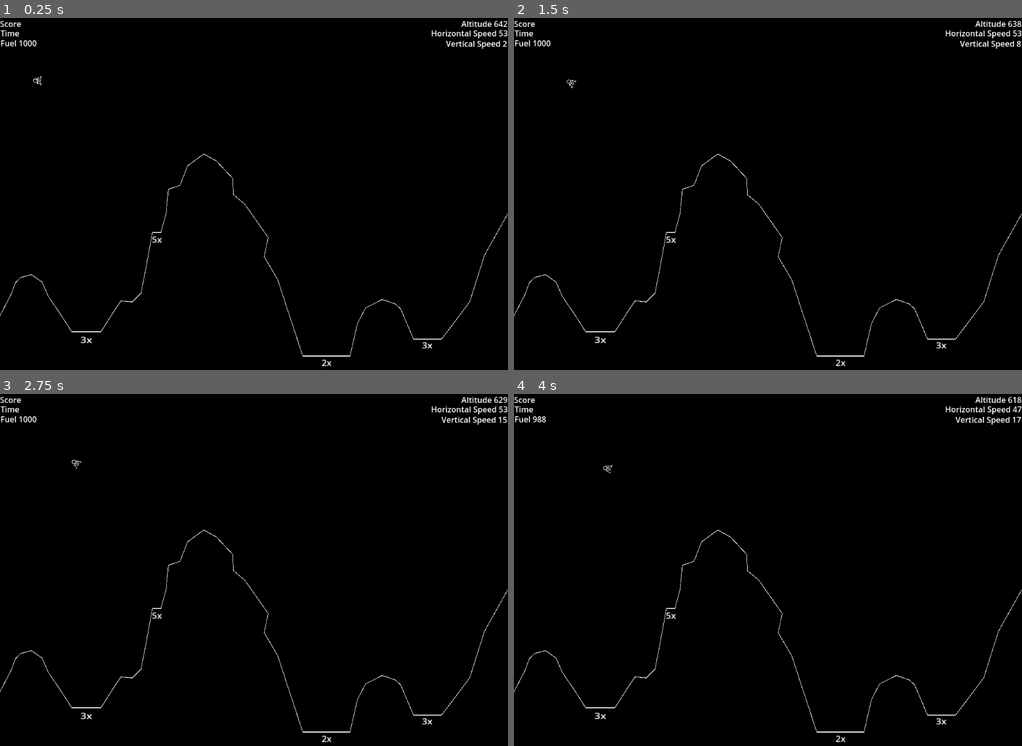
Above: before the commit, frames 1-4 (two rows, left to right).
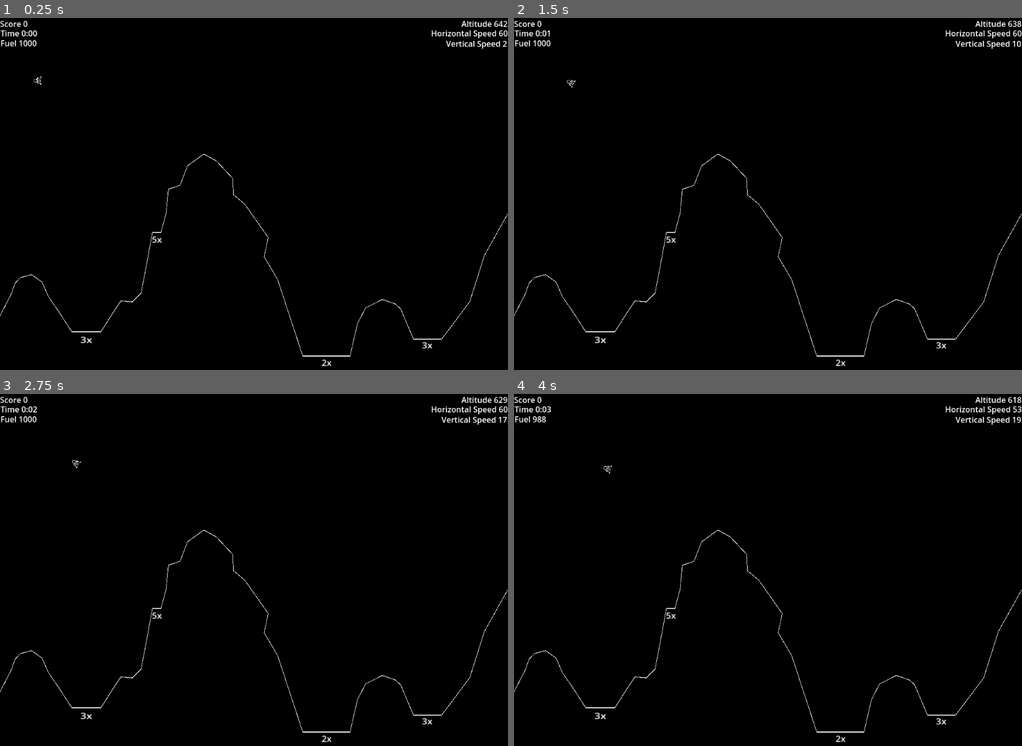
Above: after the commit, the same moments.

Repository: colebeebe/arcade
Game: Godot game, scene res://LunarLander/lunar_lander.tscn
The game is run twice, just before and just after one commit, with the same random seed, the same clock (stepped at 60 frames per second) and the same inputs. The project has no main scene, so this scene is started directly.
Inputs:
- Up to frame 1 (0.25 s): no input
- Up to frame 2 (1.5 s): hold Right (right) 0.53-1.28 s; tap Space (action) at 0.6, 1.35 s; hold Left (left) from 1.28 s (still down)
- Up to frame 3 (2.75 s): release Left (left) at 2.03 s; hold Right (right) from 2.03 s (still down); tap Space (action) at 2.1 s
- Up to frame 4 (4 s): release Right (right) at 2.78 s; hold Up (up) 2.78-3.53 s; tap Space (action) at 2.85, 3.6 s; tap Enter at 3.5 s; hold Left (left) from 3.53 s (still down)

The runs differ from the first frame. In frame 1, less than 0.1% of the frame differs, in the area x 4-100%, y 0-20%; in frame 2, 0.2%, in the area x 4-100%, y 0-21%; in frame 3, less than 0.1%; in frame 4, less than 0.1%.

Commit message:
Lunar Lander is fully functional now

Diff:
--- a/LunarLander/Scenes/Player/player.tscn
+++ b/LunarLander/Scenes/Player/player.tscn
@@ -5,6 +5,21 @@
 [sub_resource type="CapsuleShape2D" id="CapsuleShape2D_psgd4"]
 radius = 6.0
 height = 15.0
+
+[sub_resource type="Animation" id="Animation_uod4n"]
+length = 0.001
+tracks/0/type = "value"
+tracks/0/imported = false
+tracks/0/enabled = true
+tracks/0/path = NodePath("Graphics/Flame:visible")
+tracks/0/interp = 1
+tracks/0/loop_wrap = true
+tracks/0/keys = {
+"times": PackedFloat32Array(0),
+"transitions": PackedFloat32Array(1),
+"update": 1,
+"values": [false]
+}
 
 [sub_resource type="Animation" id="Animation_psgd4"]
 resource_name = "flame_flicker"
@@ -20,22 +35,7 @@
 "times": PackedFloat32Array(0, 0.075, 0.15),
 "transitions": PackedFloat32Array(1, 1, 1),
 "update": 1,
-"values": [false, true, false]
-}
-
-[sub_resource type="Animation" id="Animation_uod4n"]
-length = 0.001
-tracks/0/type = "value"
-tracks/0/imported = false
-tracks/0/enabled = true
-tracks/0/path = NodePath("Graphics/Flame:visible")
-tracks/0/interp = 1
-tracks/0/loop_wrap = true
-tracks/0/keys = {
-"times": PackedFloat32Array(0),
-"transitions": PackedFloat32Array(1),
-"update": 1,
-"values": [false]
+"values": [true, false, true]
 }
 
 [sub_resource type="AnimationLibrary" id="AnimationLibrary_uod4n"]
--- a/LunarLander/Scenes/Terrain/point_box.tscn
+++ b/LunarLander/Scenes/Terrain/point_box.tscn
@@ -5,6 +5,8 @@
 [sub_resource type="RectangleShape2D" id="RectangleShape2D_jhtyu"]
 
 [node name="PointBox" type="Area2D"]
+collision_layer = 2
+collision_mask = 2
 script = ExtResource("1_11wwe")
 
 [node name="CollisionShape2D" type="CollisionShape2D" parent="."]
--- a/LunarLander/Scenes/Terrain/terrain1.tscn
+++ b/LunarLander/Scenes/Terrain/terrain1.tscn
@@ -32,6 +32,7 @@
 [node name="3xBox1" parent="PointBoxes" instance=ExtResource("2_jd7hj")]
 position = Vector2(174, 636)
 scale = Vector2(2.98, 0.4)
+point_multiplier = 3
 
 [node name="Label" type="Label" parent="PointBoxes/3xBox1"]
 offset_left = -4.0268455
@@ -43,6 +44,7 @@
 [node name="3xBox2" parent="PointBoxes" instance=ExtResource("2_jd7hj")]
 position = Vector2(862, 651)
 scale = Vector2(2.88, 0.4)
+point_multiplier = 3
 
 [node name="Label" type="Label" parent="PointBoxes/3xBox2"]
 offset_left = -4.1666665
@@ -55,6 +57,7 @@
 [node name="5xBox" parent="PointBoxes" instance=ExtResource("2_jd7hj")]
 position = Vector2(316, 436)
 scale = Vector2(0.89, 0.4)
+point_multiplier = 5
 
 [node name="Label" type="Label" parent="PointBoxes/5xBox"]
 offset_left = -11.235954
--- /dev/null
+++ b/LunarLander/Scripts/lunar_lander.gd
@@ -0,0 +1,8 @@
+extends Node2D
+
+var score := 0
+var time := 0.0
+
+func _process(delta: float) -> void:
+	if not $Player.is_on_ground:
+		time += delta
--- a/LunarLander/Scripts/player.gd
+++ b/LunarLander/Scripts/player.gd
@@ -34,12 +34,20 @@
 
 	# Apply thrust
 	if Input.is_action_pressed("up") && fuel > 0:
+		$AnimationPlayer.play("flame_flicker")
 		var forward = Vector2.UP.rotated(rotation)
 		vel += forward * ACCELERATION
 		fuel -= delta * 16
 		if fuel < 0.0: fuel = 0.0
+	else:
+		kill_animation()
 
 
 func update_position(delta: float) -> void:
 	vel += Vector2(0.0, GRAVITY_SPEED)
 	position += vel * delta
+
+
+func kill_animation():
+	$AnimationPlayer.stop()
+	$Graphics/Flame.visible = false
--- a/LunarLander/Scripts/point_box.gd
+++ b/LunarLander/Scripts/point_box.gd
@@ -5,3 +5,11 @@
 func _on_body_entered(body: Node2D) -> void:
 	if body is CharacterBody2D:
 		body.is_on_ground = true
+		body.collision_layer = 0
+		body.collision_mask = 0
+		body.kill_animation()
+		if abs(body.vel.y * 1.95) > 16 && abs(body.vel.x * 1.95) > 3:
+			body.get_node("Graphics").visible = false
+		else:
+			var root = get_tree().current_scene
+			root.score += (body.fuel * 5) * point_multiplier
--- a/LunarLander/Scripts/ui.gd
+++ b/LunarLander/Scripts/ui.gd
@@ -3,13 +3,19 @@
 @onready var game = get_tree().current_scene
 @onready var player = game.get_node("Player")
 
-const VELOCITY_MULTIPLIER := 1.75
+const VELOCITY_MULTIPLIER := 1.95
 
 func _process(_delta: float) -> void:
-	$Score.text = "Score "
-	$Time.text = "Time "
+	$Score.text = "Score " + str(game.score)
+	$Time.text = "Time " + format_seconds(int(game.time))
 	$Fuel.text = "Fuel " + str(int(player.fuel))
 	$Altitude.text = "Altitude " + str(768 - int(player.position.y))
 	# Here we "fake" some numbers to make them look "dramatic"
 	$HorSpeed.text = "Horizontal Speed " + str(int(player.vel.x * VELOCITY_MULTIPLIER))
 	$VerSpeed.text = "Vertical Speed " + str(int(player.vel.y * VELOCITY_MULTIPLIER))
+
+
+func format_seconds(sec: int) -> String:
+	var minutes = sec / 60
+	var seconds = sec % 60
+	return "%d:%02d" % [minutes, seconds]
--- a/LunarLander/lunar_lander.tscn
+++ b/LunarLander/lunar_lander.tscn
@@ -1,16 +1,18 @@
-[gd_scene load_steps=4 format=3 uid="uid://b2ny6xqvkvqks"]
+[gd_scene load_steps=5 format=3 uid="uid://b2ny6xqvkvqks"]
 
 [ext_resource type="PackedScene" uid="uid://dbr5dkvmvtqax" path="res://LunarLander/Scenes/Terrain/terrain1.tscn" id="1_rt85t"]
+[ext_resource type="Script" uid="uid://dmxgrw1fjcxls" path="res://LunarLander/Scripts/lunar_lander.gd" id="1_yegab"]
 [ext_resource type="PackedScene" uid="uid://cftkixfgnvhm4" path="res://LunarLander/Scenes/Player/player.tscn" id="2_pfre6"]
 [ext_resource type="PackedScene" uid="uid://ds4fmu7cwqx5d" path="res://LunarLander/Scenes/UI/ui.tscn" id="3_pfre6"]
 
 [node name="LunarLander" type="Node2D"]
+script = ExtResource("1_yegab")
 
 [node name="Terrain1" parent="." instance=ExtResource("1_rt85t")]
 
 [node name="Player" parent="." instance=ExtResource("2_pfre6")]
 position = Vector2(68, 126)
-scale = Vector2(1.18, 1.18)
+scale = Vector2(1.1, 1.1)
 line_weight = 0.8
 
 [node name="CanvasLayer" type="CanvasLayer" parent="."]
Not shown, added: LunarLander/Scripts/lunar_lander.gd.uid
